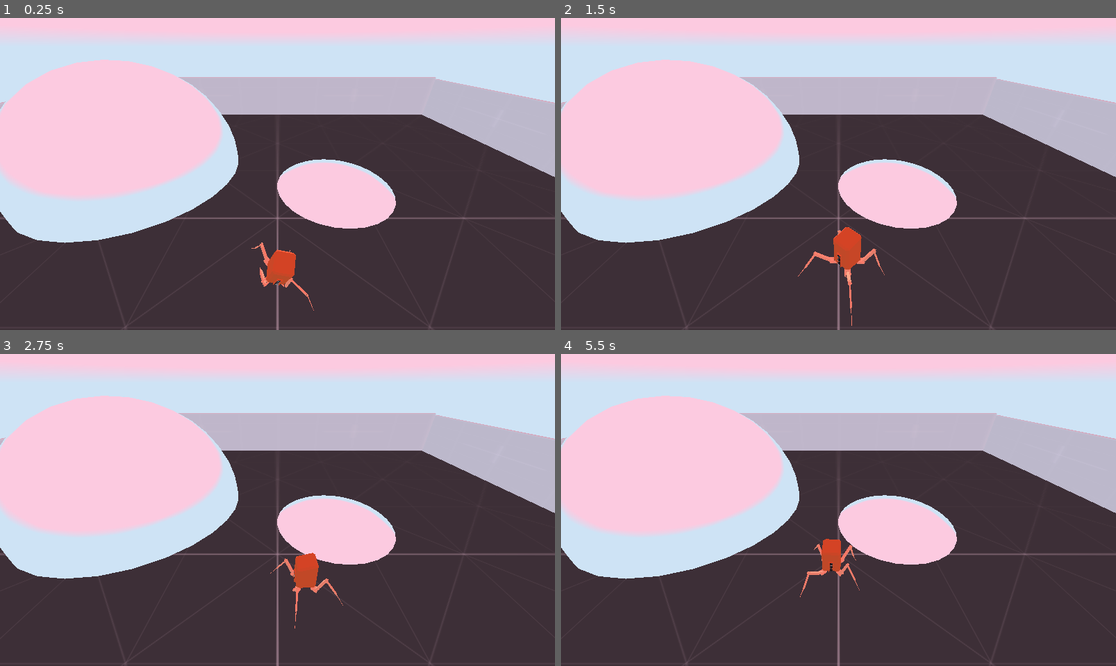
Above: before the commit, frames 1-4 (two rows, left to right).
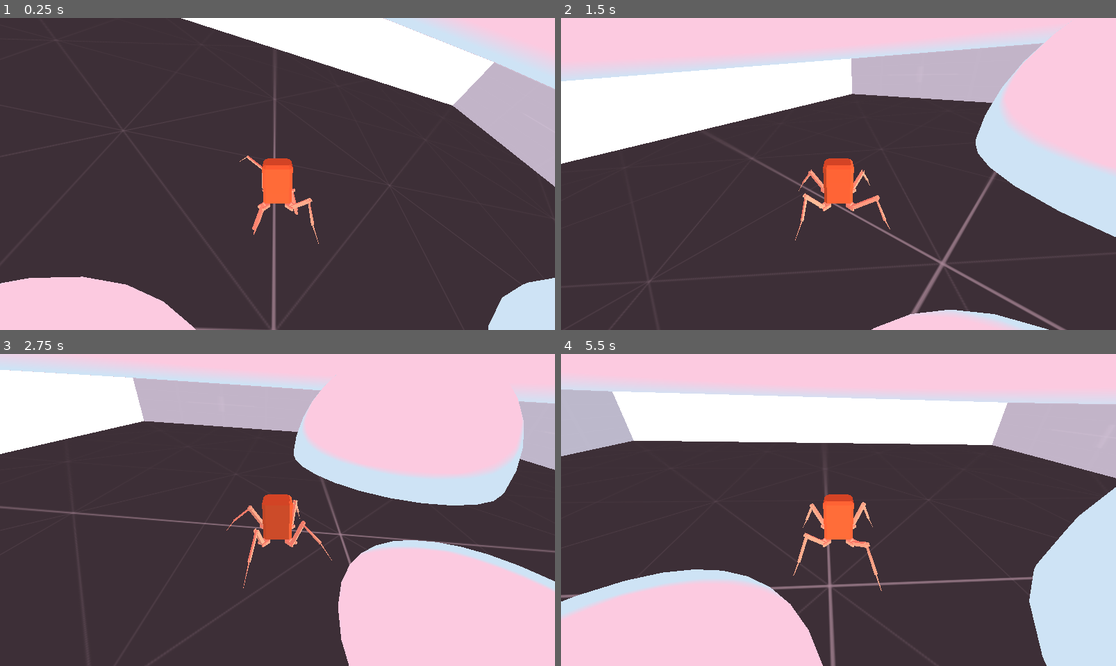
Above: after the commit, the same moments.

Repository: BnLds/InversedKineSpider
Game: Godot game, scene res://main/main.tscn
Same seed, same stepped clock (60 frames per second), same inputs: the game is played once before the commit and once after it.
Inputs:
- Up to frame 1 (0.25 s): no input
- Up to frame 2 (1.5 s): hold D (right) 0.53-1.28 s; hold S (backward) from 1.28 s (still down)
- Up to frame 3 (2.75 s): release S (backward) at 2.03 s; hold D (right) from 2.03 s (still down)
- Up to frame 4 (5.5 s): release D (right) at 2.78 s; hold W (forward) 2.78-3.53 s; hold A (left) 3.53-5.03 s; hold S (backward) from 5.03 s (still down)

The runs differ from the first frame. In frame 1, 55% of the frame differs, in the area x 0-100%, y 0-100%; in frame 2, 50%; in frame 3, 63%, in the area x 0-100%, y 1-100%; in frame 4, 61%.

Commit message:
Camera follow spider && correct leg pos

Diff:
--- a/main/main.tscn
+++ b/main/main.tscn
@@ -21,9 +21,6 @@
 reflected_light_source = 2
 
 [node name="main" type="Node3D"]
-
-[node name="Camera3D" type="Camera3D" parent="."]
-transform = Transform3D(-1, -4.6327e-08, 7.41387e-08, 0, 0.848048, 0.529919, -8.74228e-08, 0.529919, -0.848048, 0, 20, -20)
 
 [node name="WorldEnvironment" type="WorldEnvironment" parent="."]
 environment = SubResource("Environment_nf4g6")
@@ -80,3 +77,6 @@
 
 [node name="SpiderBot" parent="." instance=ExtResource("5_2drgm")]
 transform = Transform3D(1, 0, 0, 0, 1, 0, 0, 0, 1, 0, 2.51273, -8.19666)
+
+[node name="Camera3D" type="Camera3D" parent="SpiderBot"]
+transform = Transform3D(1, 0, 0, 0, 0.848048, 0.529919, 0, -0.529919, 0.848048, 0, 9.48727, 12.1031)
--- a/spider_bot/spider_bot.tscn
+++ b/spider_bot/spider_bot.tscn
@@ -67,7 +67,7 @@
 script = ExtResource("5_e3oph")
 
 [node name="FrontLeftIKTarget" type="Marker3D" parent="." index="1" node_paths=PackedStringArray("step_target", "adjacent_target", "opposite_target")]
-transform = Transform3D(3.06884, 0, 0, 0, 3.06884, 0, 0, 0, 3.06884, -3.24129, -2, -3.24088)
+transform = Transform3D(3.06884, 0, 0, 0, 3.06884, 0, 0, 0, 3.06884, -3.241, -2, -3.4)
 top_level = true
 script = ExtResource("7_fvciv")
 step_target = NodePath("../StepTargetContainer/FrontLeftStepTarget")
@@ -75,7 +75,7 @@
 opposite_target = NodePath("../BackRightIKTarget")
 
 [node name="FrontRightIKTarget" type="Marker3D" parent="." index="2" node_paths=PackedStringArray("step_target", "adjacent_target", "opposite_target")]
-transform = Transform3D(3.06884, 0, 0, 0, 3.06884, 0, 0, 0, 3.06884, 3.05563, -2, -3.20896)
+transform = Transform3D(3.06884, 0, 0, 0, 3.06884, 0, 0, 0, 3.06884, 3.056, -2, -3.4)
 top_level = true
 script = ExtResource("7_fvciv")
 step_target = NodePath("../StepTargetContainer/FrontRightStepTarget")
@@ -83,7 +83,7 @@
 opposite_target = NodePath("../BackLeftIKTarget")
 
 [node name="BackLeftIKTarget" type="Marker3D" parent="." index="3" node_paths=PackedStringArray("step_target", "adjacent_target", "opposite_target")]
-transform = Transform3D(3.06884, 0, 0, 0, 3.06884, 0, 0, 0, 3.06884, -3.3501, -2, 3.1616)
+transform = Transform3D(3.06884, 0, 0, 0, 3.06884, 0, 0, 0, 3.06884, -3.35, -2, 3.4)
 top_level = true
 script = ExtResource("7_fvciv")
 step_target = NodePath("../StepTargetContainer/BackLeftStepTarget")
@@ -91,7 +91,7 @@
 opposite_target = NodePath("../FrontRightIKTarget")
 
 [node name="BackRightIKTarget" type="Marker3D" parent="." index="4" node_paths=PackedStringArray("step_target", "adjacent_target", "opposite_target")]
-transform = Transform3D(3.06884, 0, 0, 0, 3.06884, 0, 0, 0, 3.06884, 3.2748, -2, 3.46979)
+transform = Transform3D(3.06884, 0, 0, 0, 3.06884, 0, 0, 0, 3.06884, 3.275, -2, 3.4)
 top_level = true
 script = ExtResource("7_fvciv")
 step_target = NodePath("../StepTargetContainer/BackRightStepTarget")
@@ -102,7 +102,7 @@
 script = ExtResource("8_7owv5")
 
 [node name="FrontLeftStepTarget" type="Marker3D" parent="StepTargetContainer" index="0"]
-transform = Transform3D(3.06884, 0, 0, 0, 3.06884, 0, 0, 0, 3.06884, -3.24129, -2, -3.24088)
+transform = Transform3D(3.06884, 0, 0, 0, 3.06884, 0, 0, 0, 3.06884, -3.241, -2, -3.4)
 
 [node name="RayCast3D" type="RayCast3D" parent="StepTargetContainer/FrontLeftStepTarget" index="0" node_paths=PackedStringArray("step_target")]
 transform = Transform3D(0.999753, -0.0141501, 0.0171375, 0.0191898, 0.938589, -0.344504, -0.0112103, 0.344748, 0.938628, -0.058933, 3.55278, 1.30414)
@@ -111,7 +111,7 @@
 step_target = NodePath("..")
 
 [node name="BackLeftStepTarget" type="Marker3D" parent="StepTargetContainer" index="1"]
-transform = Transform3D(3.06884, 0, 0, 0, 3.06884, 0, 0, 0, 3.06884, -3.3501, -2, 3.1616)
+transform = Transform3D(3.06884, 0, 0, 0, 3.06884, 0, 0, 0, 3.06884, -3.35, -2, 3.4)
 
 [node name="RayCast3D" type="RayCast3D" parent="StepTargetContainer/BackLeftStepTarget" index="0" node_paths=PackedStringArray("step_target")]
 transform = Transform3D(0.99969, -0.0177543, 0.0174498, 0.0157446, 0.993892, 0.109235, -0.0192825, -0.108926, 0.993863, -0.0586137, 3.55278, -0.394521)
@@ -120,7 +120,7 @@
 step_target = NodePath("..")
 
 [node name="FrontRightStepTarget" type="Marker3D" parent="StepTargetContainer" index="2"]
-transform = Transform3D(3.06884, 0, 0, 0, 3.06884, 0, 0, 0, 3.06884, 3.05563, -2, -3.20896)
+transform = Transform3D(3.06884, 0, 0, 0, 3.06884, 0, 0, 0, 3.06884, 3.056, -2, -3.4)
 
 [node name="RayCast3D" type="RayCast3D" parent="StepTargetContainer/FrontRightStepTarget" index="0" node_paths=PackedStringArray("step_target")]
 transform = Transform3D(0.999753, -0.0141501, 0.0171375, 0.0179402, 0.968973, -0.246517, -0.0131176, 0.246763, 0.968987, -0.0422314, 3.55278, 0.917337)
@@ -129,7 +129,7 @@
 step_target = NodePath("..")
 
 [node name="BackRightStepTarget" type="Marker3D" parent="StepTargetContainer" index="3"]
-transform = Transform3D(3.06884, 0, 0, 0, 3.06884, 0, 0, 0, 3.06884, 3.2748, -2, 3.46979)
+transform = Transform3D(3.06884, 0, 0, 0, 3.06884, 0, 0, 0, 3.06884, 3.275, -2, 3.4)
 
 [node name="RayCast3D" type="RayCast3D" parent="StepTargetContainer/BackRightStepTarget" index="0" node_paths=PackedStringArray("step_target")]
 transform = Transform3D(0.999678, -0.0184238, 0.0174252, 0.0157348, 0.989521, 0.143531, -0.019887, -0.143211, 0.989493, -0.075142, 3.55278, -0.503321)
